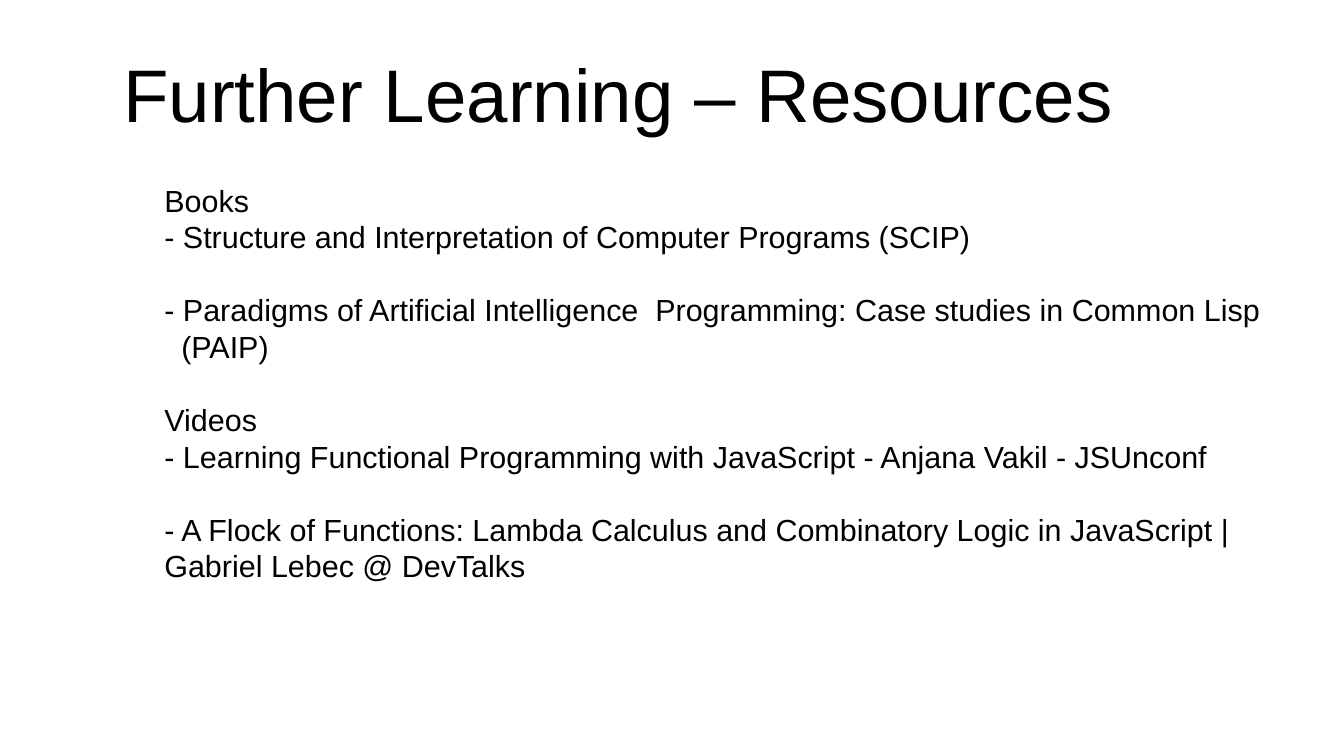
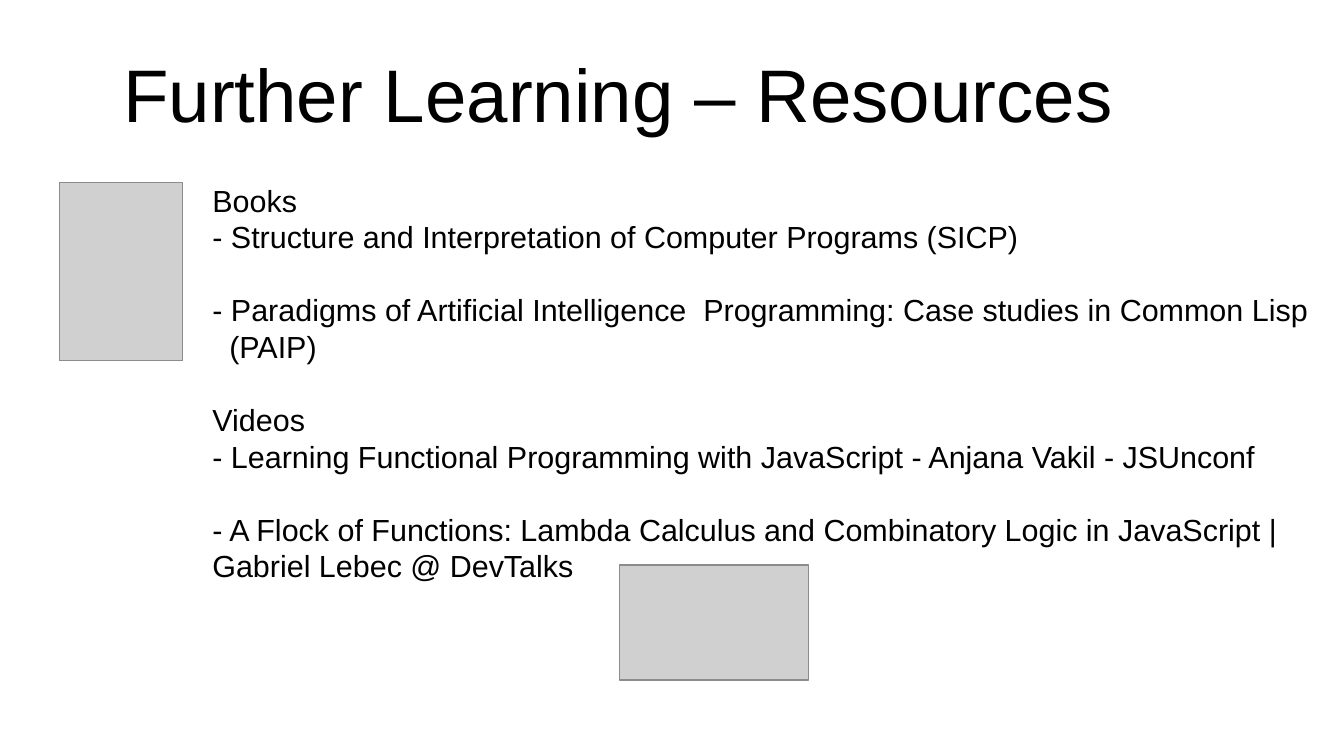
Before and after one commit to marcus-yeagle/react-tutorial, a slide deck: slide 32 of React 101.pptx. Drawn at 1344x756 pixels with LibreOffice and Linux fonts; fonts in the diff are those of the drawing; grey boxes stand for pictures. Boxes give left, top, right and bottom in pixels: in the first picture for what was removed or moved away, otherwise in the second. Text is boxed around its words. In the diff, an @@ line names an element or a change of style, - is before the commit and + after.

Commit message:
pptx resources2

```diff
--- a/React 101.pptx
+++ b/React 101.pptx
@@ text "Books": place and size @@
-text "Books" at bbox=[164, 190, 1260, 578]
+text "Books" at bbox=[212, 190, 1308, 578]
@@ picture added at bbox=[60, 183, 183, 361] @@
@@ text at bbox=[231, 226, 1018, 254]: text changed @@
-- Structure and Interpretation of Computer Programs (SCIP)
+- Structure and Interpretation of Computer Programs (SICP)
@@ picture added at bbox=[620, 565, 809, 679] @@
```
Also in this commit, not shown: 1 other file.
